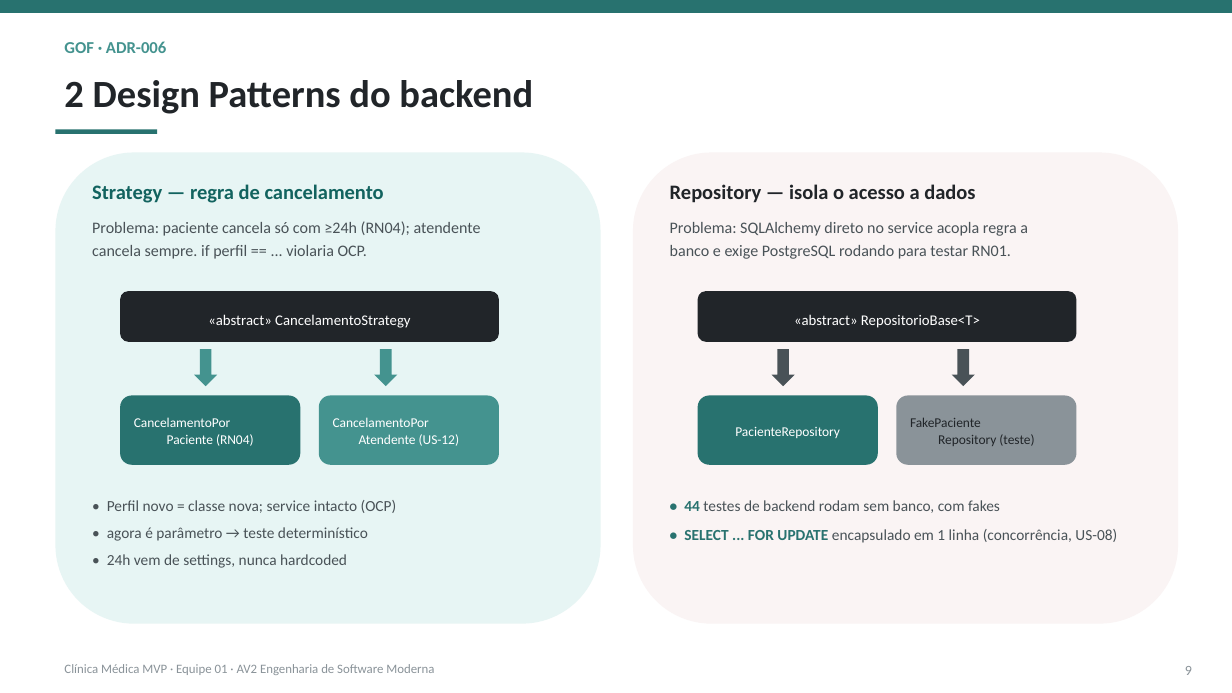
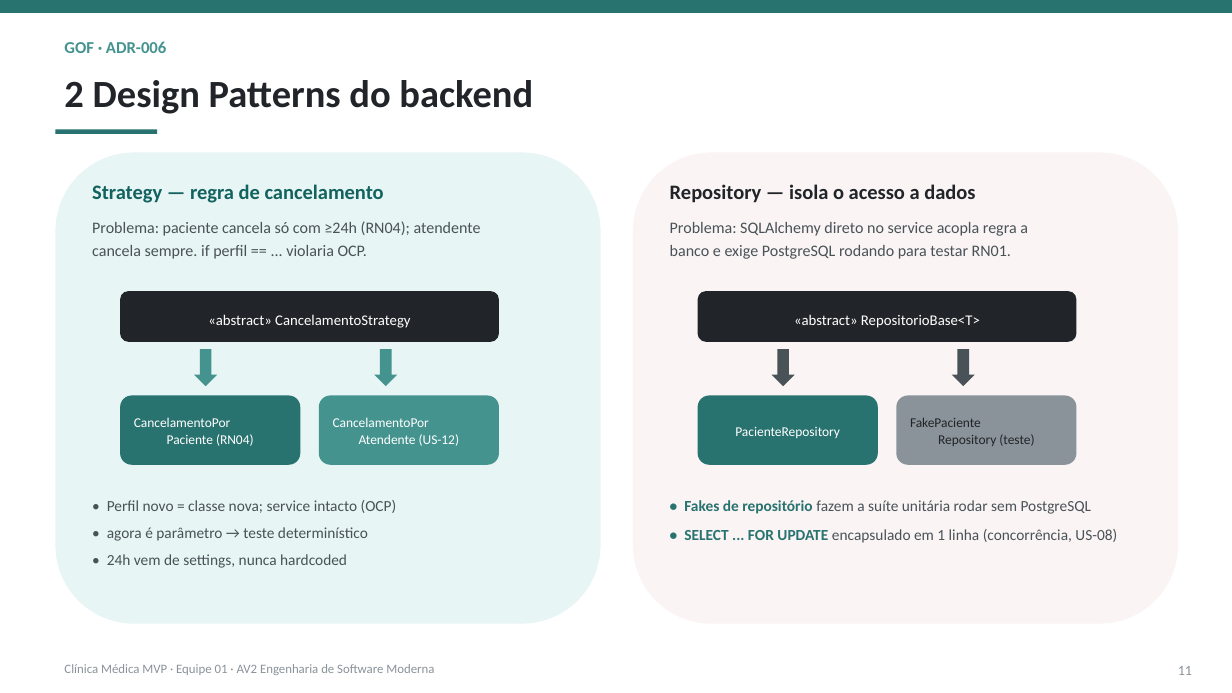
Before and after one commit to jacksoncassemiro/av2-grupo-1-engenharia-software-moderna-oxetech-academy, a slide deck: slide 11 of docs/apresentacao/apresentacao-final-av2-equipe01.pptx (slide 9 before the commit). Drawn at 1232x693 pixels with LibreOffice and Linux fonts; fonts in the diff are those of the drawing. Boxes give left, top, right and bottom in pixels: in the first picture for what was removed or moved away, otherwise in the second. Text is boxed around its words. In the diff, an @@ line names an element or a change of style, - is before the commit and + after.

```diff
--- a/docs/apresentacao/apresentacao-final-av2-equipe01.pptx
+++ b/docs/apresentacao/apresentacao-final-av2-equipe01.pptx
@@ text at [684, 500, 1092, 514]: text changed @@
-• 44 testes de backend rodam sem banco, com fakes
+• Fakes de repositório fazem a suíte unitária rodar sem PostgreSQL
@@ text at [1178, 666, 1192, 675]: text changed @@
-9
+11
```
Also in this commit, not shown: 12 other slides changed, 7 slides added, 2 slides removed, 1 other file.
